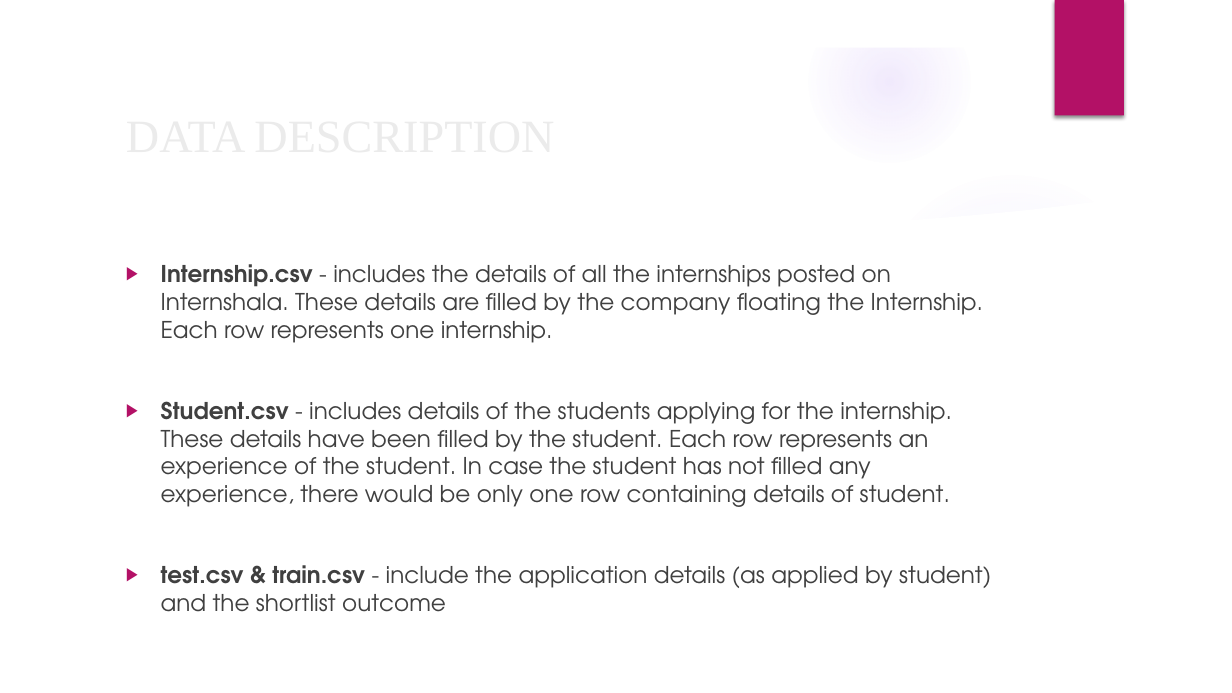
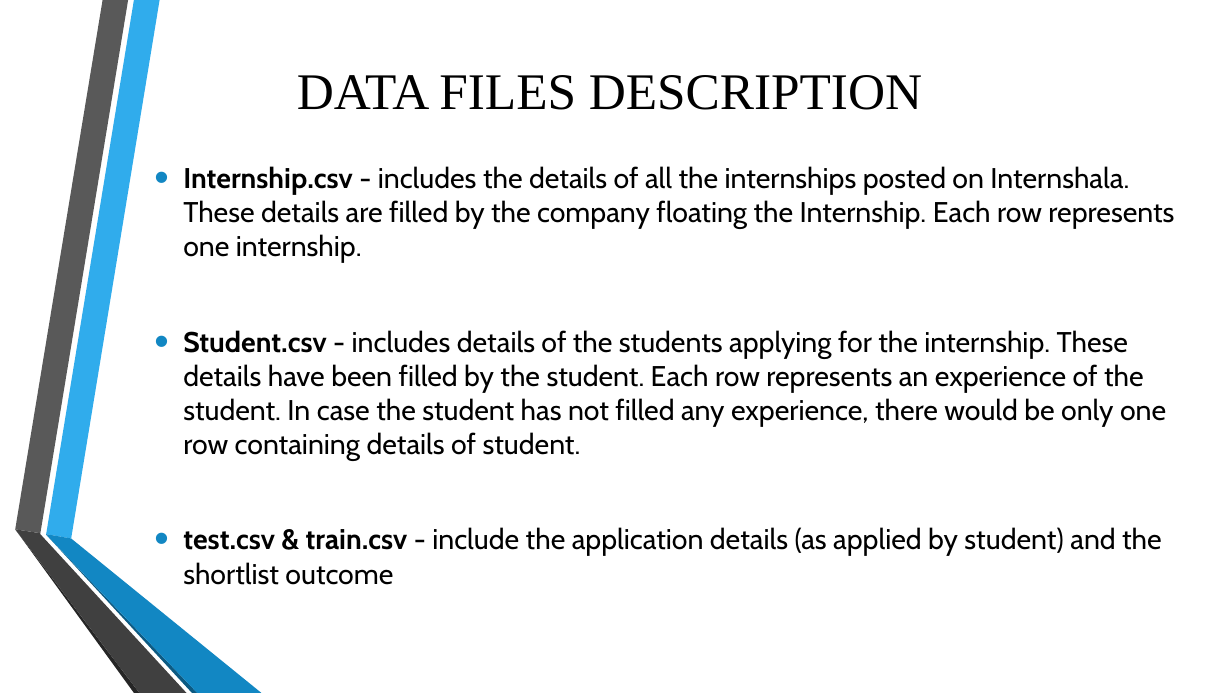
Before and after one commit to nihitjain11/IBM_MiniProject-II, a slide deck: slide 11 of Presentation1.pptx (slide 13 before the commit). Drawn at 1232x693 pixels with LibreOffice and Linux fonts; fonts in the diff are those of the drawing; background and template pictures are left out. Boxes give left, top, right and bottom in pixels: in the first picture for what was removed or moved away, otherwise in the second. Text is boxed around its words. In the diff, an @@ line names an element or a change of style, - is before the commit and + after.

```diff
--- a/Presentation1.pptx
+++ b/Presentation1.pptx
@@ group removed at [0, 0, 1232, 693]: 4 ellipses, 3 freeform shapes @@
@@ rectangle removed at [1055, 0, 1124, 116] @@
@@ title at [297, 75, 922, 110]: text changed; size 36 to 40 pt; text colour #EBEBEB to #000000 @@
-DATA DESCRIPTION
+DATA FILES DESCRIPTION
@@ text "Internship.csv - includes the details ...": place and size @@
-text "Internship.csv - includes the details ..." at [161, 264, 991, 612]
+text "Internship.csv - includes the details ..." at [183, 166, 1174, 585]
@@ text "Internship.csv - includes the details ..." at [183, 166, 1174, 585]: size 18 to 22.2 pt, font TeX Gyre Adventor to Cabin, text colour #404040 to #000000; bullet ▶ to •; bullet colour #B31166 to #1287C3; vertical alignment top to middle @@
@@ group added at [15, 0, 262, 693]: 6 freeform shapes @@
```
Also in this commit, not shown: 12 other slides changed, 7 slides added, 3 slides removed.
